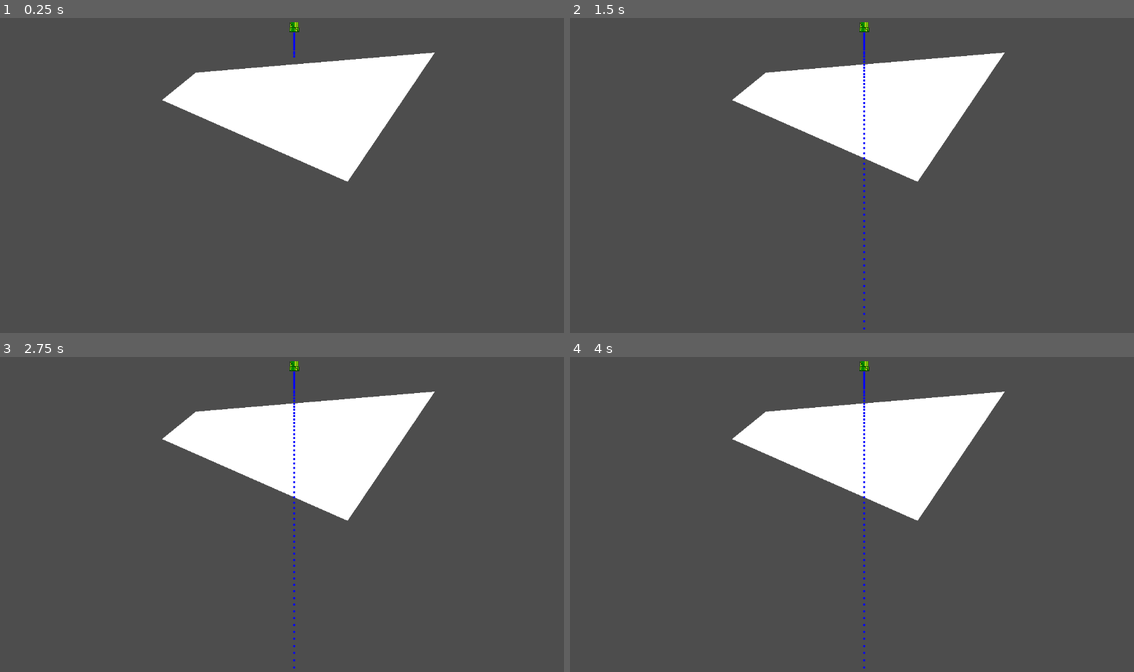
Above: before the commit, frames 1-4 (two rows, left to right).
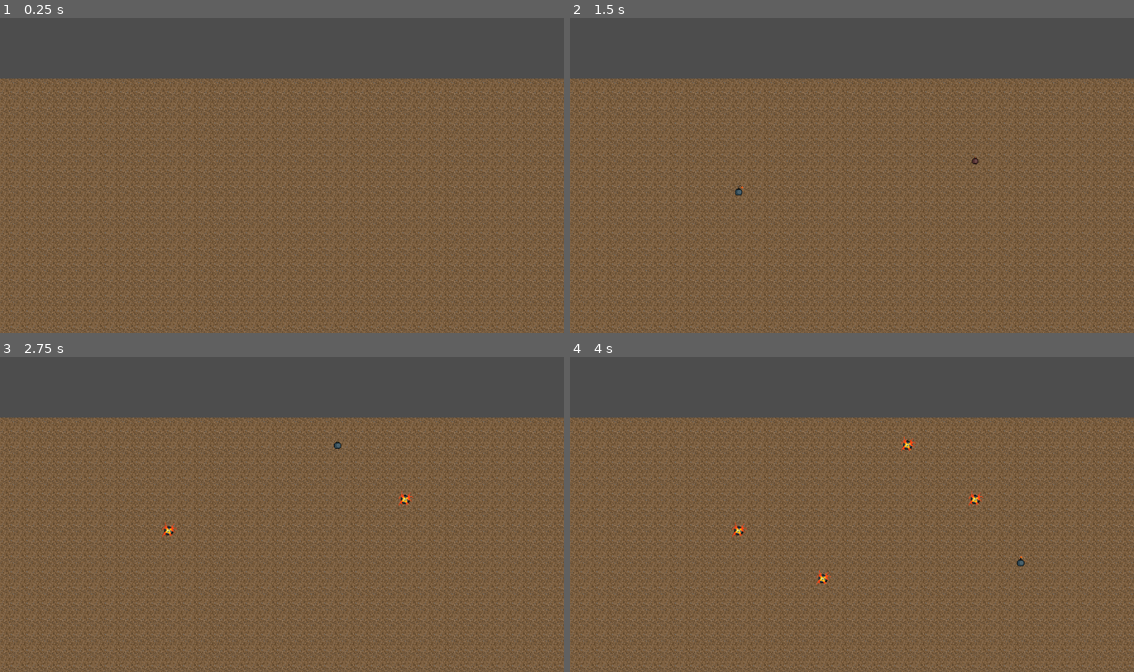
Above: after the commit, the same moments.

Repository: ProgrammingLogic/Alchemy_Game_Jam_7
Game: Godot game, scene res://game/game.tscn
The game is run twice, just before and just after one commit, with the same random seed, the same clock (stepped at 60 frames per second) and the same inputs.
Inputs (mouse positions are in pixels of both pictures, inside the frame that each line leads up to):
- Up to frame 1 (0.25 s): no input
- Up to frame 2 (1.5 s): tap Enter at 0.5 s; move the mouse to (976, 159) at 0.52 s; click (976, 159) at 0.6 s; tap Space at 1.25 s; move the mouse to (739, 191) at 1.27 s; click (739, 191) at 1.35 s
- Up to frame 3 (2.75 s): tap Enter at 2 s; move the mouse to (338, 445) at 2.02 s; click (338, 445) at 2.1 s
- Up to frame 4 (4 s): tap Space at 2.75 s; move the mouse to (823, 577) at 2.77 s; click (823, 577) at 2.85 s; tap Enter at 3.5 s; move the mouse to (1021, 561) at 3.52 s; click (1021, 561) at 3.6 s

The runs differ from the first frame. In frame 1, 80% of the frame differs, in the area x 0-100%, y 1-100%; in frame 2, 80%; in frame 3, 80%; in frame 4, 80%.

Commit message:
i don't have a feature, i just need to backup data

Diff:
--- /dev/null
+++ b/assets/BlowUpTheDam_TileSet.tres
@@ -0,0 +1,20 @@
+[gd_resource type="TileSet" load_steps=5 format=3 uid="uid://xubtj2urd8b0"]
+
+[ext_resource type="Texture2D" uid="uid://nofjysoiwwas" path="res://assets/Dirt.png" id="1_1xu04"]
+[ext_resource type="Texture2D" uid="uid://c34eafr0l4l16" path="res://assets/Pipe.png" id="2_o8voa"]
+
+[sub_resource type="TileSetAtlasSource" id="TileSetAtlasSource_o8voa"]
+texture = ExtResource("1_1xu04")
+texture_region_size = Vector2i(32, 32)
+0:0/0 = 0
+
+[sub_resource type="TileSetAtlasSource" id="TileSetAtlasSource_aefpq"]
+texture = ExtResource("2_o8voa")
+texture_region_size = Vector2i(32, 32)
+0:0/0 = 0
+
+[resource]
+tile_size = Vector2i(32, 32)
+physics_layer_0/collision_layer = 1
+sources/1 = SubResource("TileSetAtlasSource_aefpq")
+sources/0 = SubResource("TileSetAtlasSource_o8voa")
--- /dev/null
+++ b/assets/bomb_explosion.tres
@@ -0,0 +1,88 @@
+[gd_resource type="SpriteFrames" load_steps=13 format=3 uid="uid://burr1nv0thgcb"]
+
+[ext_resource type="Texture2D" uid="uid://de6ibk1yu80xh" path="res://assets/Bomb.png" id="1_65mcv"]
+
+[sub_resource type="AtlasTexture" id="AtlasTexture_65mcv"]
+atlas = ExtResource("1_65mcv")
+region = Rect2(0, 0, 32, 32)
+
+[sub_resource type="AtlasTexture" id="AtlasTexture_67vc1"]
+atlas = ExtResource("1_65mcv")
+region = Rect2(32, 0, 32, 32)
+
+[sub_resource type="AtlasTexture" id="AtlasTexture_eyaj4"]
+atlas = ExtResource("1_65mcv")
+region = Rect2(64, 0, 32, 32)
+
+[sub_resource type="AtlasTexture" id="AtlasTexture_21h1s"]
+atlas = ExtResource("1_65mcv")
+region = Rect2(96, 0, 32, 32)
+
+[sub_resource type="AtlasTexture" id="AtlasTexture_54qiy"]
+atlas = ExtResource("1_65mcv")
+region = Rect2(128, 0, 32, 32)
+
+[sub_resource type="AtlasTexture" id="AtlasTexture_525ll"]
+atlas = ExtResource("1_65mcv")
+region = Rect2(160, 0, 32, 32)
+
+[sub_resource type="AtlasTexture" id="AtlasTexture_7nqec"]
+atlas = ExtResource("1_65mcv")
+region = Rect2(192, 0, 32, 32)
+
+[sub_resource type="AtlasTexture" id="AtlasTexture_0hf2y"]
+atlas = ExtResource("1_65mcv")
+region = Rect2(224, 0, 32, 32)
+
+[sub_resource type="AtlasTexture" id="AtlasTexture_6kkxx"]
+atlas = ExtResource("1_65mcv")
+region = Rect2(0, 32, 32, 32)
+
+[sub_resource type="AtlasTexture" id="AtlasTexture_r1x16"]
+atlas = ExtResource("1_65mcv")
+region = Rect2(32, 32, 32, 32)
+
+[sub_resource type="AtlasTexture" id="AtlasTexture_lpf0l"]
+atlas = ExtResource("1_65mcv")
+region = Rect2(64, 32, 32, 32)
+
+[resource]
+animations = [{
+"frames": [{
+"duration": 1.0,
+"texture": SubResource("AtlasTexture_65mcv")
+}, {
+"duration": 1.0,
+"texture": SubResource("AtlasTexture_67vc1")
+}, {
+"duration": 1.0,
+"texture": SubResource("AtlasTexture_eyaj4")
+}, {
+"duration": 1.0,
+"texture": SubResource("AtlasTexture_21h1s")
+}, {
+"duration": 1.0,
+"texture": SubResource("AtlasTexture_54qiy")
+}, {
+"duration": 1.0,
+"texture": SubResource("AtlasTexture_525ll")
+}, {
+"duration": 1.0,
+"texture": SubResource("AtlasTexture_7nqec")
+}, {
+"duration": 1.0,
+"texture": SubResource("AtlasTexture_0hf2y")
+}, {
+"duration": 1.0,
+"texture": SubResource("AtlasTexture_6kkxx")
+}, {
+"duration": 1.0,
+"texture": SubResource("AtlasTexture_r1x16")
+}, {
+"duration": 1.0,
+"texture": SubResource("AtlasTexture_lpf0l")
+}],
+"loop": false,
+"name": &"default",
+"speed": 5.0
+}]
--- a/game/components/shapes/polygons/destructable_polygon_wall.gd
+++ /dev/null
@@ -1,48 +0,0 @@
-class_name DestructablePolygonWall
-extends Polygon2D
-## Wall in the shape of a Polygon.
-##
-## Polygonal shape that acts as a "wall", preventing objects from moving through it.
-
-
-@onready var static_body: StaticBody2D
-@onready var collision_polygon: CollisionPolygon2D
-@onready var area: Area2D
-
-
-func _ready() -> void:
-	if get_polygon().is_empty():
-		print("ERROR: DestructablePolygonWall parent has no verticies!")
-		return
-
-	collision_polygon = _create_collision_polygon()
-
-	static_body = _create_static_body(collision_polygon)
-	add_child(static_body)
-
-	area = _create_area(collision_polygon)
-
-
-func _create_collision_polygon() -> CollisionPolygon2D:
-	var c_polygon := CollisionPolygon2D.new()
-	c_polygon.set_polygon(get_polygon())
-
-	return c_polygon
-
-
-func _create_static_body(c_polygon: CollisionPolygon2D) -> StaticBody2D:
-	var s_body := StaticBody2D.new()
-	s_body.set_collision_layer_value(1, false) # Wall
-	s_body.set_collision_mask_value(3, true) # Bomb
-	s_body.set_collision_mask_value(20, true) # Water
-
-	s_body.add_child(c_polygon)
-
-	return s_body
-
-
-func _create_area(c_polygon: CollisionPolygon2D) -> Area2D:
-	var area := Area2D.new()
-	area.add_child(c_polygon)
-
-	return area
--- a/game/game.gd
+++ b/game/game.gd
@@ -1,8 +1,9 @@
 class_name Game
-extends Node
+extends Node2D
 
 @onready var current_game: Minigame
 
 
 func _ready() -> void:
 	current_game = BlowUpTheDamGame.new(self)
+	add_child(current_game)
--- a/game/game.tscn
+++ b/game/game.tscn
@@ -1,23 +1,12 @@
-[gd_scene load_steps=5 format=3 uid="uid://ciepisrx7iq8r"]
+[gd_scene load_steps=3 format=3 uid="uid://ciepisrx7iq8r"]
 
 [ext_resource type="Script" uid="uid://xs76gowafhjd" path="res://game/game.gd" id="1_sul5r"]
-[ext_resource type="PackedScene" uid="uid://df7mfovn2m142" path="res://scenes/minigames/blow_up_the_dam/blow_up_the_dam.tscn" id="2_7h61r"]
-[ext_resource type="Script" uid="uid://exvypamn8sgw" path="res://game/components/shapes/polygons/polygon_wall.gd" id="3_0sr1o"]
-[ext_resource type="PackedScene" uid="uid://de1fa22eht2q7" path="res://scenes/minigames/blow_up_the_dam/pipe/pipe.tscn" id="4_4fuuu"]
+[ext_resource type="Script" uid="uid://i45o4w1871yd" path="res://game_map.gd" id="4_dxrkv"]
 
-[node name="Game" type="Node"]
+[node name="Game" type="Node2D"]
 script = ExtResource("1_sul5r")
 metadata/_custom_type_script = "uid://xs76gowafhjd"
 
-[node name="BlowUpTheDam" parent="." instance=ExtResource("2_7h61r")]
-
-[node name="Polygon2D" type="Polygon2D" parent="."]
-polygon = PackedVector2Array(400, 116, 888, 75, 710, 339, 331, 172)
-
-[node name="PolygonWall" type="StaticBody2D" parent="Polygon2D"]
-script = ExtResource("3_0sr1o")
-metadata/_custom_type_script = "uid://exvypamn8sgw"
-
-[node name="Pipe" parent="." instance=ExtResource("4_4fuuu")]
-position = Vector2(601, 23)
-rotation = 3.1415927
+[node name="GameMap" type="TileMapLayer" parent="."]
+script = ExtResource("4_dxrkv")
+metadata/_custom_type_script = "uid://i45o4w1871yd"
--- a/game/minigame.gd
+++ b/game/minigame.gd
@@ -5,5 +5,6 @@
 
 @onready var game: Game
 
-func _init(game: Game) -> void:
-	self.game = game
+
+func _init(_game: Game) -> void:
+	game = _game
--- a/game/minigames/blow_up_the_dam.gd
+++ /dev/null
@@ -1,2 +0,0 @@
-class_name BlowUpTheDamGame
-extends Minigame
--- /dev/null
+++ b/game/minigames/blow_up_the_dam/blow_up_the_dam.gd
@@ -0,0 +1,88 @@
+class_name BlowUpTheDamGame
+extends Minigame
+
+
+
+func _ready():
+	pass
+	# 1. Split hole in half
+	# 2. Find where left half of hole is in the original
+	# 3. Create a new Polygon
+	# 4. Find where the top / bottom of the original Polygon is
+	# 5. Add those as the top right / bottom right edges of the original Polygon, splitting it in half
+	# 6. Add the left half of the hole's vectors to the new Polygon
+	# 7. Do the same thing for the right half
+
+
+
+	# Original Polygon Vectors
+	# [(347.0, 170.0), (466.0, 345.0), (255.0, 347.0), (205.0, 66.0)]
+	#var original = Polygon2D.new()
+	#original.set_polygon([
+		#Vector2(347.0, 170.0),
+		#Vector2(466.0, 345.0),
+		#Vector2(255.0, 347.0),
+		#Vector2(205.0, 66.0),
+	#])
+	#original.color = Color(255, 255, 255)
+	#add_child(original)
+		# 1. Split hole in half
+	# 2. Find where left half of hole is in the original
+	# 3. Create a new Polygon
+	# 4. Find where the top / bottom of the original Polygon is
+	# 5. Add those as the top right / bottom right edges of the original Polygon, splitting it in half
+	# 6. Add the left half of the hole's vectors to the new Polygon
+	# 7. Do the same thing for the right half
+	# Hole vectors
+	# [(372.0, 213.0), (358.0, 227.0), (344.0, 213.0), (358.0, 199.0)]
+	#var hole = Polygon2D.new()
+	#hole.set_polygon([
+		#Vector2(372.0, 213.0),
+		#Vector2(358.0, 227.0),
+		#Vector2(344.0, 213.0),
+		#Vector2(358.0, 199.0),
+	#])
+	#hole.color = Color(0, 0, 0)
+	#add_child(hole)
+	#
+	## Get the corners of the original
+	#var min_x = 0
+	#var min_y = 0
+	#var max_x = 0
+	#var max_y = 0
+#
+	#for v: Vector2 in original.get_polygons():
+		#if v.x > max_x:
+			#max_x = v.x
+		#if v.y > max_y:
+			#max_y = v.y
+		#if v.x < min_x:
+			#min_x = v.x
+		#if v.y < min_y:
+			#min_y = v.y
+			#
+	#var o_top_left := Vector2(min_x, min_y) # (205.0, 66.0)
+	#var o_top_right := Vector2(max_x, min_y) # (466.0, 66.0)
+	#var o_bottom_left := Vector2(min_x, max_y) # (205.0, 347.0)
+	#var o_bottom_right := Vector2(max_x, max_y) # (466.0, 347.0)
+	#
+	## Get the "center" of the original
+	#var o_center = Vector2(
+		#(max_x - min_x) / 2,
+		#(max_y - min_y) / 2,
+	#)
+	#
+
+func _input(event: InputEvent):
+	if event.is_action_released("place_bomb"):
+		_place_bomb()
+
+
+func _place_bomb():
+	var m_pos: Vector2 = get_viewport().get_mouse_position()
+	var bomb := Bomb.new(m_pos)
+	#bomb.explosion_completed.conn?ect(_on_bomb_exploded)
+	add_child(bomb)
+
+func _test_polygon_2d_square_explosion_right_side() -> void:
+	pass
--- /dev/null
+++ b/game/minigames/blow_up_the_dam/bomb.gd
@@ -0,0 +1,113 @@
+class_name Bomb
+extends Polygon2D
+
+
+@onready var radius: float = 14.0
+@onready var sides: int = 4
+@onready var bomb_asset = preload("res://assets/bomb_explosion.tres")
+@onready var bomb_sprite: AnimatedSprite2D
+@onready var static_body: StaticBody2D
+@onready var collision_polygon: CollisionPolygon2D
+@onready var area: Area2D
+
+signal explosion_completed
+
+
+func _init(pos: Vector2):
+	position = pos
+	color = Color(0, 0, 0, 0)
+
+
+func _ready():
+	_create()
+	start_explosion()
+
+
+func _create():
+	set_polygon(_calculate_points())
+	_create_collision_polygon()
+	_create_static_body()
+	_create_bomb_sprite()
+	_create_area()
+
+
+func _calculate_points() -> Array[Vector2]:
+	var points: Array[Vector2] = []
+
+	for i in sides:
+		var angle = i * TAU / sides
+
+		points.append(
+			Vector2(cos(angle), sin(angle)) *
+			radius
+		)
+
+	return points
+
+
+func _create_bomb_sprite() -> void:
+	bomb_sprite = AnimatedSprite2D.new()
+	bomb_sprite.set_sprite_frames(bomb_asset)
+	bomb_sprite.speed_scale = 2
+	bomb_sprite.animation_finished.connect(_on_animation_finished)
+	add_child(bomb_sprite)
+
+
+func _create_collision_polygon() -> void:
+	collision_polygon = CollisionPolygon2D.new()
+	collision_polygon.set_polygon(get_polygon())
+	add_child(collision_polygon)
+
+
+func _create_static_body() -> void:
+	static_body = StaticBody2D.new()
+
+	static_body.set_collision_layer_value(1, false) # Wall
+	static_body.set_collision_layer_value(3, true) # Bomb
+	static_body.set_collision_mask_value(2, true) # Destructable
+
+	static_body.add_child(collision_polygon)
+	add_child(static_body)
+
+
+func _create_area() -> void:
+	area = Area2D.new()
+
+	area.set_collision_layer_value(1, false) # Wall
+	area.set_collision_layer_value(3, true) # Bomb
+	area.set_collision_mask_value(2, true) # Destructable
+
+	area.add_child(collision_polygon.duplicate())
+	add_child(area)
+
+
+func _on_animation_finished() -> void:
+	for p in get_colliding_destructable_polygons():
+		print(p)
+		p.destroy(self)
+
+
+func get_colliding_destructable_polygons() -> Array[Polygon2D]:
+	var result: Array[Polygon2D] = []
+
+	for a in area.get_overlapping_areas():
+		if not a.get_collision_layer_value(2): # Destructable
+			continue
+
+		var parent = a.get_parent()
+
+		if not parent is Polygon2D:
+			continue
+
+		result.append(parent)
+
+	return result
+
+
+func delete() -> void:
+	queue_free()
+
+
+func start_explosion() -> void:
+	if bomb_sprite:
+		bomb_sprite.play()
--- /dev/null
+++ b/game/minigames/blow_up_the_dam/destructable_polygon_wall.gd
@@ -0,0 +1,120 @@
+class_name DestructablePolygonWall
+extends Polygon2D
+## Wall in the shape of a Polygon.
+##
+## Polygonal shape that acts as a "wall", preventing objects from moving through it.
+
+@onready var collision_polygon: CollisionPolygon2D
+@onready var static_body: StaticBody2D
+@onready var area: Area2D
+
+
+func _ready() -> void:
+	if get_polygon().is_empty():
+		print("ERROR: DestructablePolygonWall parent has no verticies!")
+		return
+
+	_create()
+
+
+func _create() -> void:
+	_create_collision_polygon()
+	_create_static_body()
+	_create_area()
+
+
+func _create_collision_polygon() -> void:
+	collision_polygon = CollisionPolygon2D.new()
+	collision_polygon.set_polygon(get_polygon())
+	add_child(collision_polygon)
+
+
+func _create_static_body() -> void:
+	if not collision_polygon:
+		print("ERROR: collision_polygon is not defined when creating static_body")
+		return
+
+	static_body = StaticBody2D.new()
+	static_body.set_collision_layer_value(1, true) # Wall
+	static_body.set_collision_layer_value(2, true) # Destructable
+	static_body.set_collision_mask_value(3, true) # Bomb
+	static_body.set_collision_mask_value(20, true) # Water
+
+	static_body.add_child(collision_polygon.duplicate())
+	add_child(static_body)
+
+
+func _create_area() -> void:
+	if not collision_polygon:
+		print("ERROR: collision_polygon is not defined when creating area")
+		return
+
+	area = Area2D.new()
+
+	enable_hitbox()
+	area.set_collision_layer_value(1, true) # Wall
+	area.set_collision_layer_value(2, true) # Destructable
+	area.set_collision_mask_value(3, true) # Bomb
+	area.set_collision_mask_value(20, true) # Water
+
+	area.add_child(collision_polygon.duplicate())
+	add_child(area)
+
+
+func enable_hitbox() -> void:
+	area.monitorable = true
+
+
+func disable_hitbox() -> void:
+	area.monitorable = false
+
+
+func destroy(destroy_poly: Polygon2D) -> void:
+	var destroy_poly_global := destroy_poly.global_transform * destroy_poly.polygon
+
+	var clipped: Array[PackedVector2Array] = Geometry2D.clip_polygons(
+		get_polygon(),
+		destroy_poly_global
+		#destroy_poly.get_polygon()
+	)
+
+	print(get_polygon())
+	print(destroy_poly.global_transform * destroy_poly.get_polygon())
+	print(clipped)
+
+	# No remaining polygon
+	if clipped.is_empty():
+		print("polygon is gone")
+		queue_free()
+		return
+
+	# Only one Polygon
+	if clipped.size() == 1:
+		print('only one polygone')
+		change_size(clipped[0])
+		return
+
+	print("splitting into fragments")
+	split_into_fragments(get_polygon(), destroy_poly_global)
+
+
+func change_size(new_polygon: PackedVector2Array):
+	pass
+
+
+func split_into_fragments(original: PackedVector2Array, hole: PackedVector2Array):
+	var parent = get_parent()
+
+	# Scenario: Hole only has 4 points, and we know those points are inside our Polygon
+	#
+
+
+
+
+	# Find points that
+
+
+
+
+
+	queue_free()
--- /dev/null
+++ b/game/minigames/blow_up_the_dam/water_simulation.gd
@@ -0,0 +1,24 @@
+extends TileMapLayer
+class_name WaterSimulation
+
+@export var cell_size: int = 4
+
+var grid_rect: Rect2i
+
+
+func _ready() -> void:
+	use_kinematic_bodies = true
+	update_grid_bounds()
+	tile_set = tile_set
+
+
+func update_grid_bounds():
+	var vp_size = get_viewport_rect().size
+	var pad = cell_size * 2
+	grid_rect = Rect2i(
+		Vector2i(-pad / cell_size, -pad / cell_size),
+		Vector2i(
+			ceil(vp_size.x / float(cell_size)) + pad / cell_size * 2,
+			ceil(vp_size.y / float(cell_size)) + pad / cell_size * 2,
+		)
+	)
--- /dev/null
+++ b/game_map.gd
@@ -0,0 +1,57 @@
+extends TileMapLayer
+class_name GameMap
+
+@export var cell_size: int = 4
+
+var grid_rect: Rect2i
+
+
+func _ready() -> void:
+	tile_set = load("res://assets/BlowUpTheDam_TileSet.tres")
+	_update_grid_bounds()
+	_generate_tile_map()
+
+
+
+func _update_grid_bounds():
+	var win_size = get_window().size
+
+	var canvas_tf = get_viewport().get_canvas_transform()
+	var screen_to_canvas = canvas_tf.affine_inverse()
+
+	var screen_corners: Array[Vector2] = [
+		Vector2.ZERO,
+		Vector2(win_size.x, 0),
+		Vector2(0, win_size.y),
+		win_size,
+	]
+
+
+	var vp_size = get_viewport_rect().size
+	var pad = cell_size
+	grid_rect = Rect2i(
+		Vector2i(-pad / cell_size, -pad / cell_size),
+		Vector2i(
+			ceil(vp_size.x / float(cell_size)) + pad / cell_size,
+			ceil(vp_size.y / float(cell_size)) + pad / cell_size,
+		)
+	)
+
+
+func _generate_tile_map():
+	var upper_bounds = 5
+	#var pipe_position = randi_range(grid_rect.position.x, grid_rect.end.x)
+	var pipe_position = Vector2i(
+		randi_range(grid_rect.position.x / cell_size, grid_rect.end.x / cell_size),
+		1
+	)
+	set_cell(pipe_position, 1, Vector2i(0, 0))
+	var tile_data: TileData = get_cell_tile_data(pipe_position)
+	print(tile_data)
+	tile_data.flip_v = true
+	tile_data.transpose = true
+
+
+	for x in range(grid_rect.position.x, grid_rect.end.x):
+		for y in range(grid_rect.position.y + upper_bounds, grid_rect.end.y):
+			set_cell(Vector2i(x, y), 0, Vector2i(0, 0))
--- a/project.godot
+++ b/project.godot
@@ -15,6 +15,21 @@
 config/features=PackedStringArray("4.5", "Forward Plus")
 config/icon="res://icon.svg"
 
+[input]
+
+place_bomb={
+"deadzone": 0.2,
+"events": [Object(InputEventMouseButton,"resource_local_to_scene":false,"resource_name":"","device":-1,"window_id":0,"alt_pressed":false,"shift_pressed":false,"ctrl_pressed":false,"meta_pressed":false,"button_mask":0,"position":Vector2(0, 0),"global_position":Vector2(0, 0),"factor":1.0,"button_index":1,"canceled":false,"pressed":false,"double_click":false,"script":null)
+]
+}
+
 [layer_names]
 
+2d_physics/layer_1="Wall"
+2d_physics/layer_2="Destructable"
+2d_physics/layer_3="Bomb"
 2d_physics/layer_20="Water"
+
+[rendering]
+
+textures/canvas_textures/default_texture_filter=0
--- a/scenes/minigames/blow_up_the_dam/blow_up_the_dam.tscn
+++ b/scenes/minigames/blow_up_the_dam/blow_up_the_dam.tscn
@@ -1,6 +1,6 @@
 [gd_scene load_steps=2 format=3 uid="uid://df7mfovn2m142"]
 
-[ext_resource type="Script" uid="uid://bcsfas8xq82fj" path="res://scenes/minigames/blow_up_the_dam/blow_up_the_dam.gd" id="1_5hw77"]
+[ext_resource type="Script" uid="uid://bcsfas8xq82fj" path="res://game/minigames/blow_up_the_dam/blow_up_the_dam.gd" id="1_5hw77"]
 
 [node name="BlowUpTheDamGame" type="Node"]
 script = ExtResource("1_5hw77")
--- a/scenes/minigames/blow_up_the_dam/pipe/assets/pipe.tres
+++ b/scenes/minigames/blow_up_the_dam/pipe/assets/pipe.tres
@@ -1,6 +1,6 @@
 [gd_resource type="SpriteFrames" load_steps=2 format=3 uid="uid://bl6d2tchbql5"]
 
-[ext_resource type="Texture2D" uid="uid://btd50r341wdn7" path="res://scenes/minigames/blow_up_the_dam/pipe/assets/pipe.png" id="1_3i0a3"]
+[ext_resource type="Texture2D" uid="uid://c34eafr0l4l16" path="res://assets/Pipe.png" id="1_3i0a3"]
 
 [resource]
 animations = [{
--- a/scenes/minigames/blow_up_the_dam/pipe/pipe.tscn
+++ b/scenes/minigames/blow_up_the_dam/pipe/pipe.tscn
@@ -4,20 +4,9 @@
 [ext_resource type="SpriteFrames" uid="uid://bl6d2tchbql5" path="res://scenes/minigames/blow_up_the_dam/pipe/assets/pipe.tres" id="1_yep3c"]
 
 [node name="Pipe" type="AnimatedSprite2D"]
-scale = Vector2(0.063, 0.063)
 sprite_frames = ExtResource("1_yep3c")
 autoplay = "default"
 script = ExtResource("1_q12n5")
 
-[node name="PLACEHOLDER" type="Label" parent="."]
-offset_left = -88.0
-offset_top = -143.0
-offset_right = 278.46756
-offset_bottom = -55.0
-rotation = 0.7853982
-theme_override_colors/font_color = Color(0, 0, 0, 1)
-theme_override_font_sizes/font_size = 50
-text = "PLACEHOLDER"
-
 [node name="WaterSpawnPoint" type="Node2D" parent="."]
-position = Vector2(0, -206.3492)
+position = Vector2(0, -10)
--- a/scenes/minigames/blow_up_the_dam/water_particle/water_particle.gd
+++ b/scenes/minigames/blow_up_the_dam/water_particle/water_particle.gd
@@ -1,106 +1,101 @@
 class_name WaterParticle
 extends RigidBody2D
-## A particle that simulates the flow of water.
-##
-## The WaterParticle will move downward at flow_rate speed. If the
-## 	WaterParticle hsa a wall under it, pick a direrction (left or
-##  right) and flow that direction until there isn't a wall under it.
 
-@export var flow_rate: float = 100
+@onready var sprite: Sprite2D
+@onready var water_droplet_texture: Texture2D = preload("res://assets/Drop.png")
+@onready var size := Vector2(4, 4)
+@onready var collision_rect: RectangleShape2D
+@onready var collision_shape: CollisionShape2D
+@onready var visible_on_screen_notifier_2d: VisibleOnScreenNotifier2D
+@onready var physics_material: PhysicsMaterial
+@onready var thrust = 1000
+@onready var horizontal_force = Vector2(
+	(1 if randf() > 0.5 else -1) * thrust,
+	0
+)
 
-var is_stopped = false
-var current_force: Vector2
-
-@onready var area := Area2D.new()
-@onready var collision_shape
-@onready var collision_shape_2d
-@onready var water_droplet_texture: Texture2D = preload("res://scenes/minigames/blow_up_the_dam/water_particle/water_particle.svg")
-@onready var sprite_2d
-@onready var visible_on_screen_notifier_2d
-@onready var physics_material
-@onready var horizontal_direction = 0
 
 
 func _ready() -> void:
-	# Collision layers
-	set_collision_layer_value(1, false) # We aren't a wall
-	set_collision_layer_value(20, true) # We are water
+	_create_sprite()
+	_create_collision_rect()
+	_create_collision_shape()
+	_create_screen_notifier()
+	_create_rigid_body()
 
-	# Randomness
-	randomize()
 
-	# Sprite2D
-	sprite_2d = Sprite2D.new()
-	sprite_2d.texture = water_droplet_texture
-	add_child(sprite_2d)
+func _create_sprite() -> void:
+	sprite = Sprite2D.new()
+	sprite.texture = water_droplet_texture
+	add_child(sprite)
 
-	# RectangleShape2D / CollisionShape2D
-	collision_shape = RectangleShape2D.new()
-	collision_shape.size = Vector2(4, 4) # Water particle is 4x4px
 
-	collision_shape_2d = CollisionShape2D.new()
-	collision_shape_2d.shape = collision_shape
-	add_child(collision_shape_2d)
+func _create_collision_rect() -> void:
+	collision_rect = RectangleShape2D.new()
+	collision_rect.size = size
 
-	# VisibleOnScreenNotifier2D
+
+func _create_collision_shape() -> void:
+	collision_shape = CollisionShape2D.new()
+	collision_shape.shape = collision_rect
+	add_child(collision_shape)
+
+
+func _create_screen_notifier() -> void:
 	visible_on_screen_notifier_2d = VisibleOnScreenNotifier2D.new()
 	visible_on_screen_notifier_2d.screen_exited.connect(
 		_on_visible_on_screen_notifier_2d_screen_exited
 	)
 
 	var visible_on_screen_notifier_2d_rect := Rect2(
-		Vector2(0, 0), Vector2(4, 4)
+		Vector2(0, 0),
+		size,
 	)
 
 	visible_on_screen_notifier_2d.rect = visible_on_screen_notifier_2d_rect
 	add_child(visible_on_screen_notifier_2d)
 
-	# RigidBody2D
+
+func _create_rigid_body() -> void:
 	physics_material = PhysicsMaterial.new()
-	physics_material.friction = 0.05
+	physics_material.friction = 0.1
+	physics_material.bounce = 0.01
 	physics_material_override = physics_material
 
 	contact_monitor = true
 
 	gravity_scale = 1.0
 	lock_rotation = true
-	linear_damp = 0.5
+	#linear_damp = 0.5
+	mass = 0.1
 
-	# Start by moving down
-	current_force = Vector2(0, flow_rate)
-	apply_force(current_force)
+	set_collision_layer_value(1, false) # Not a wall
+	set_collision_layer_value(20, true) # We are water
+	set_collision_mask_value(20, true) #  We are looking for water
 
 
 func _physics_process(delta: float) -> void:
-	# We want to get whatever is below us instead of what current_force is,
-	# 	because otherwise we see "nothing" to our left/right, and then
-	#	proceed as if there's nothing below us.
-	var collision: KinematicCollision2D = move_and_collide(
-		Vector2(0, flow_rate) * delta, true
-	)
-	var collider: CollisionObject2D = \
-		collision.get_collider() if collision\
-		else null
+	var collision = move_and_collide(linear_velocity)
 
-	# If there is nothing below us, we want to flow downward.
 	if not collision:
-		current_force = Vector2(0, flow_rate)
-		move_and_collide(current_force * delta)
-		horizontal_direction = 0
 		return
 
-	# 1. We're colliding with a wall, and don't currently have a horizontal direction,
-	#	then pick a random direction (left or right), save that direction, and go that
-	#	direction.
-	#
-	# TODO
-	# 1. Check which side of the wall we are closer to, and flow the water
-	#	towards that side of the wall.
-	if collider.get_collision_layer_value(1) and horizontal_direction == 0:
-		horizontal_direction = 1 if randf() > 0.5 else -1
-		current_force = Vector2(flow_rate * horizontal_direction, 0)
+	var collider: CollisionObject2D = collision.get_collider()
 
-	move_and_collide(current_force * delta)
+	if collider.get_collision_layer_value(1):
+		collision = move_and_collide(horizontal_force)
+
+		if not collision:
+			return
+
+		collider = collision.get_collider()
+
+		if collider.get_collision_layer_value(1):
+			move_and_collide(horizontal_force * -1)
+
+		if collider.get_collision_layer_value(20):
+			return
+
 
 
 ## If the water particle has left the viewport, delete it.
Binary file added: assets/Bomb.png
Not shown, added: assets/Bomb.png.import
Binary file added: assets/Dirt.png
Not shown, added: assets/Dirt.png.import
Binary file added: assets/Drop.png
Not shown, added: assets/Drop.png.import
Binary file added: assets/Pipe.png
Not shown, added: assets/Pipe.png.import
Not shown, removed: game/components/shapes/polygons/polygon_wall.gd.uid
Renamed: game/minigames/blow_up_the_dam.gd.uid -> game/minigames/blow_up_the_dam/blow_up_the_dam.gd.uid
Not shown, added: game/minigames/blow_up_the_dam/bomb.gd.uid
Renamed: game/components/shapes/polygons/destructable_polygon_wall.gd.uid -> game/minigames/blow_up_the_dam/destructable_polygon_wall.gd.uid
(and 4 more such lines)
